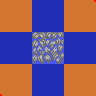
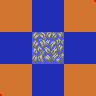
Before/after of a (96, 96) layered artwork. What changed in the layer stack:
painted on "23_element" over [left=32, top=54, right=39, bottom=57]
painted on "21_element" over [left=46, top=61, right=52, bottom=64]
painted on "20_element" over [left=51, top=54, right=56, bottom=62]
painted on "19_element" over [left=57, top=57, right=62, bottom=64]
painted on "17_element" over [left=33, top=47, right=38, bottom=56]
painted on "16_element" over [left=39, top=50, right=43, bottom=55]
painted on "15_element" over [left=37, top=46, right=42, bottom=54]
painted on "14_element" over [left=47, top=48, right=51, bottom=53]
painted on "13_element" over [left=50, top=46, right=57, bottom=54]
painted on "11_element" over [left=39, top=39, right=46, bottom=46]
painted on "4_element" over [left=45, top=32, right=51, bottom=39]
painted on "3_element" over [left=40, top=32, right=46, bottom=38]
